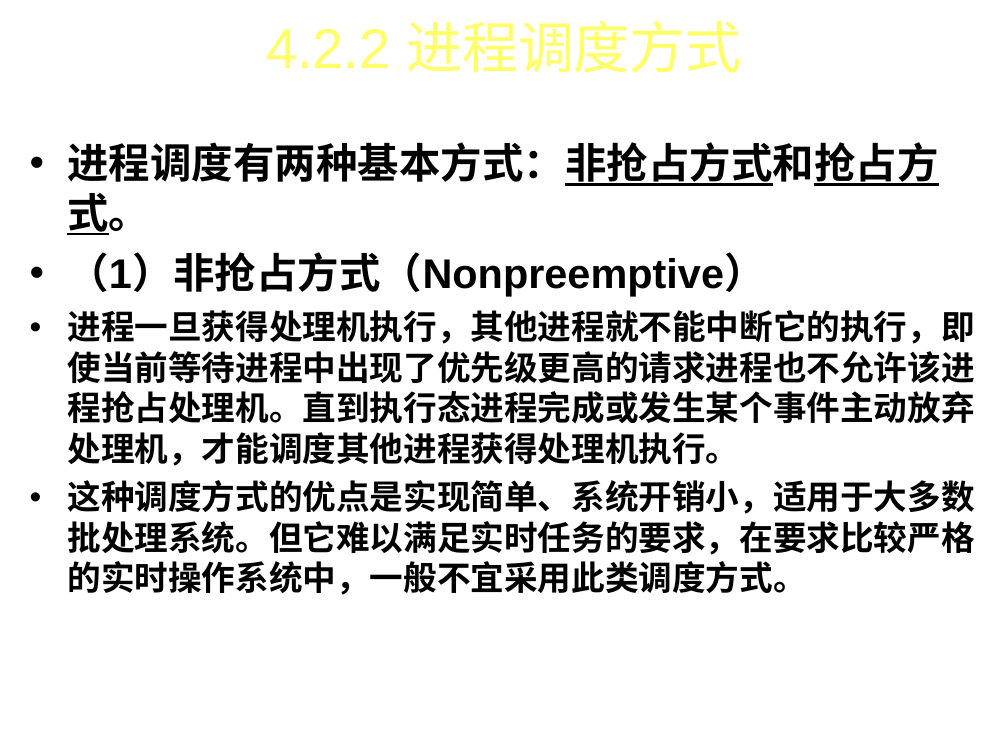
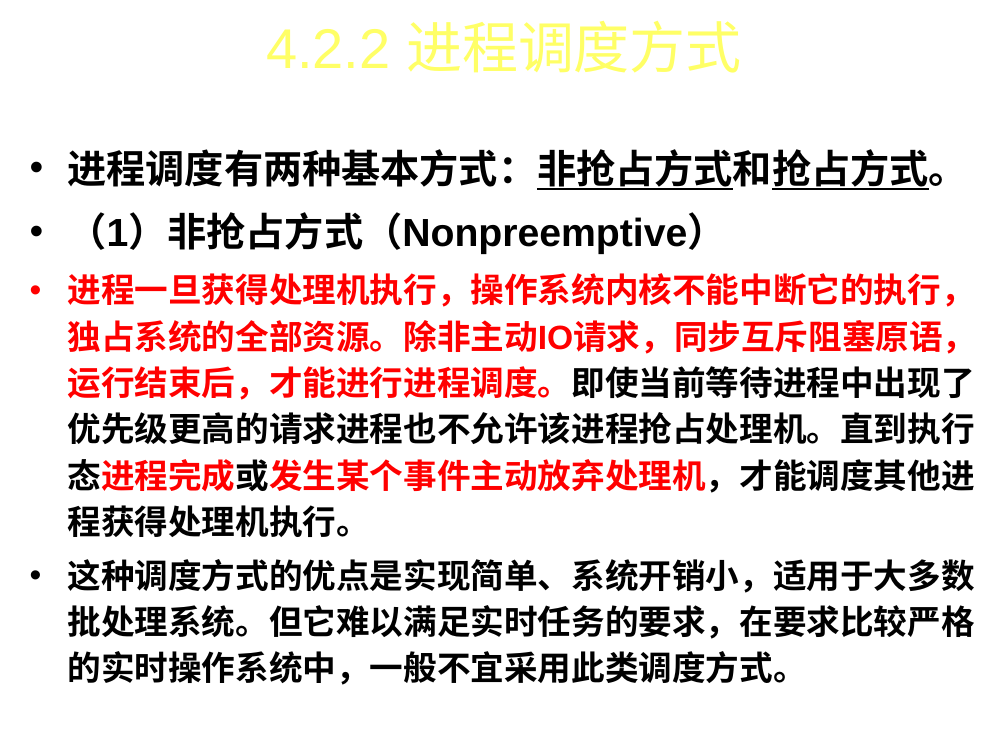
Before and after one commit to FourierAI/Operating-system, a slide deck: slide 17 of 操作系统-第4章.ppt. Drawn at 1008x756 pixels with LibreOffice and Linux fonts; fonts in the diff are those of the drawing; background and template pictures are left out. Boxes give left, top, right and bottom in pixels: in the first picture for what was removed or moved away, otherwise in the second. Text is boxed around its words. In the diff, an @@ line names an element or a change of style, - is before the commit and + after.

```diff
--- a/操作系统-第4章.ppt
+++ b/操作系统-第4章.ppt
@@ text at <box>67,149,974,685</box>: size 29.6 to 28 pt in "进程调度有两种基本方式：非抢占方式和抢占方式。", "（1）非抢占方式（Nonpreemptive）"; size 24.1 to 24 pt in "这种调度方式的优点是实现简单、系统开销小，适用于大多数批处理系统。但它难以满足实时任务的要求，在要求比较严格的实时操作系 ..."; line spacing 1 to 1.15; less space between paragraphs @@
@@ text at <box>67,273,976,537</box>: text changed; size 24.1 to 24 pt; text colour #000000 to #FF0000 @@
-• 进程一旦获得处理机执行，其他进程就不能中断它的执行，即使当前等待进程中出现了优先级更高的请求进程也不允许该进程抢占处理机。直到执行态进程完成或发生某个事件主动放弃处理机，才能调度其他进程获得处理机执行。
+• 进程一旦获得处理机执行，操作系统内核不能中断它的执行，独占系统的全部资源。除非主动IO请求，同步互斥阻塞原语，运行结束后，才能进行进程调度。即使当前等待进程中出现了优先级更高的请求进程也不允许该进程抢占处理机。直到执行态进程完成或发生某个事件主动放弃处理机，才能调度其他进程获得处理机执行。
```
Also in this commit, not shown: 40 other slides changed, 2 slides added, 7 slides removed.
